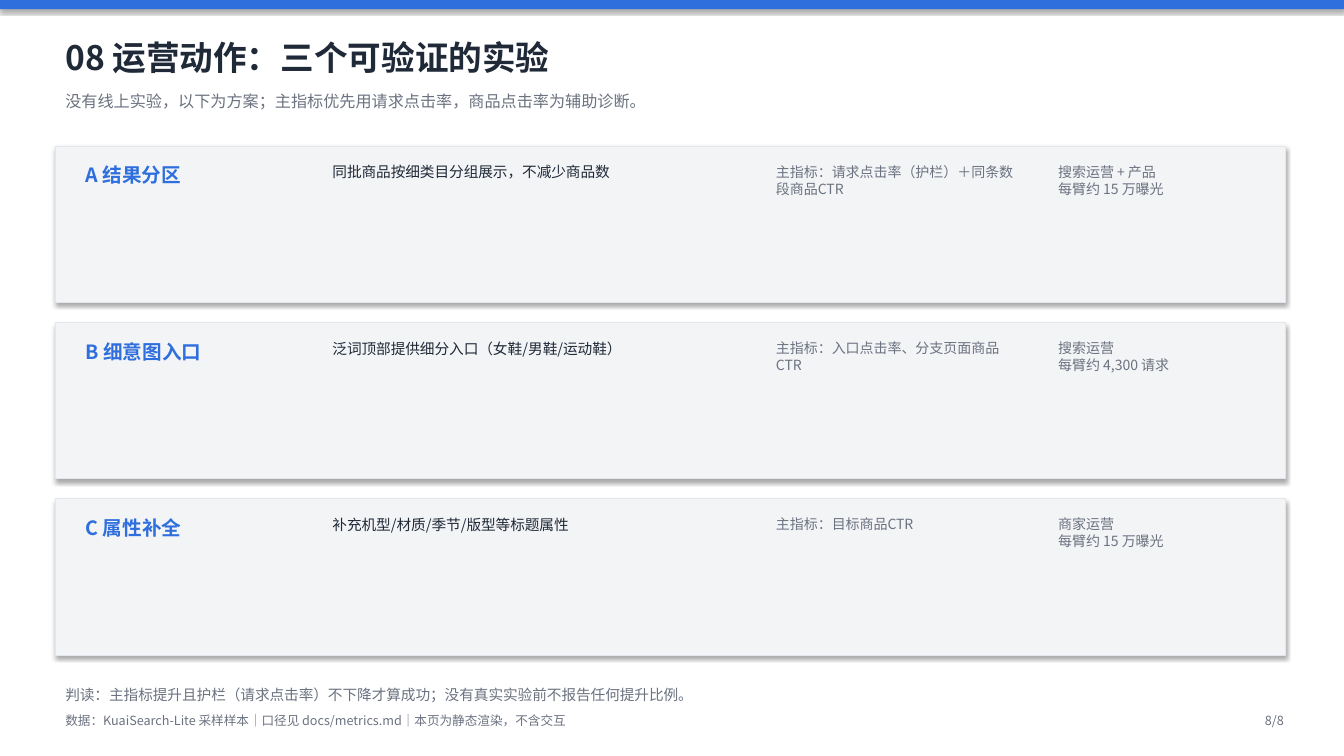
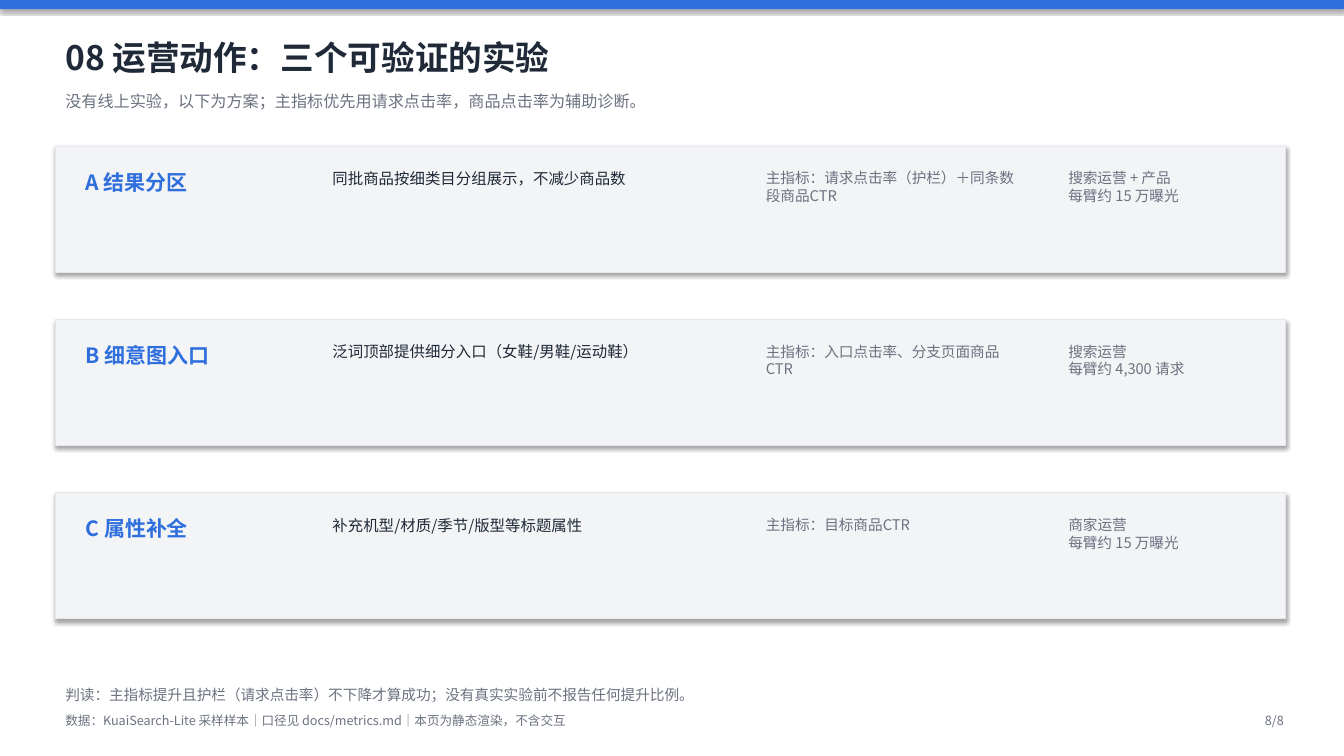
Before and after one commit to wsirui512-ops/kuaisearch-search-ops, a slide deck: slide 8 of dashboards/静态看板.pptx. Drawn at 1344x756 pixels with LibreOffice and Linux fonts; fonts in the diff are those of the drawing. Boxes give left, top, right and bottom in pixels: in the first picture for what was removed or moved away, otherwise in the second. Text is boxed around its words. In the diff, an @@ line names an element or a change of style, - is before the commit and + after.

```diff
--- a/dashboards/静态看板.pptx
+++ b/dashboards/静态看板.pptx
@@ rectangle: place and size @@
-rectangle at (55, 146, 1286, 302)
+rectangle at (55, 146, 1286, 272)
@@ size 14 to 15 pt in 3 elements at (85, 518, 188, 538), (85, 345, 210, 365), (85, 172, 188, 192) @@
@@ size 10.5 to 11 pt in 3 elements at (332, 518, 582, 534), (332, 344, 638, 360), (332, 171, 625, 186) @@
@@ text "主指标：请求点击率（护栏）＋同条数段商品CTR": place and size @@
-text "主指标：请求点击率（护栏）＋同条数段商品CTR" at (776, 165, 1013, 195)
+text "主指标：请求点击率（护栏）＋同条数段商品CTR" at (766, 170, 1014, 202)
@@ size 10 to 10.5 pt in 6 elements at (766, 517, 910, 531), (1068, 518, 1179, 549), (766, 344, 1000, 374), (1068, 345, 1184, 377), (766, 170, 1014, 202), (1068, 171, 1179, 202) @@
@@ text "搜索运营 + 产品 每臂约 15 ...": place and size @@
-text "搜索运营 + 产品 每臂约 15 ..." at (1058, 165, 1164, 195)
+text "搜索运营 + 产品 每臂约 15 ..." at (1068, 171, 1179, 202)
@@ rectangle: place and size @@
-rectangle at (55, 323, 1286, 479)
+rectangle at (55, 320, 1286, 446)
@@ text "主指标：入口点击率、分支页面商品CTR": place and size @@
-text "主指标：入口点击率、分支页面商品CTR" at (776, 341, 999, 370)
+text "主指标：入口点击率、分支页面商品CTR" at (766, 344, 1000, 374)
@@ text "搜索运营 每臂约 4,300 请求": place and size @@
-text "搜索运营 每臂约 4,300 请求" at (1058, 341, 1169, 372)
+text "搜索运营 每臂约 4,300 请求" at (1068, 345, 1184, 377)
@@ rectangle: place and size @@
-rectangle at (55, 499, 1286, 655)
+rectangle at (55, 493, 1286, 619)
@@ text "主指标：目标商品CTR": place and size @@
-text "主指标：目标商品CTR" at (776, 517, 913, 530)
+text "主指标：目标商品CTR" at (766, 517, 910, 531)
@@ text "商家运营 每臂约 15 万曝光": place and size @@
-text "商家运营 每臂约 15 万曝光" at (1058, 517, 1164, 547)
+text "商家运营 每臂约 15 万曝光" at (1068, 518, 1179, 549)
```
Also in this commit, not shown: 2 other slides changed, 24 other files.
